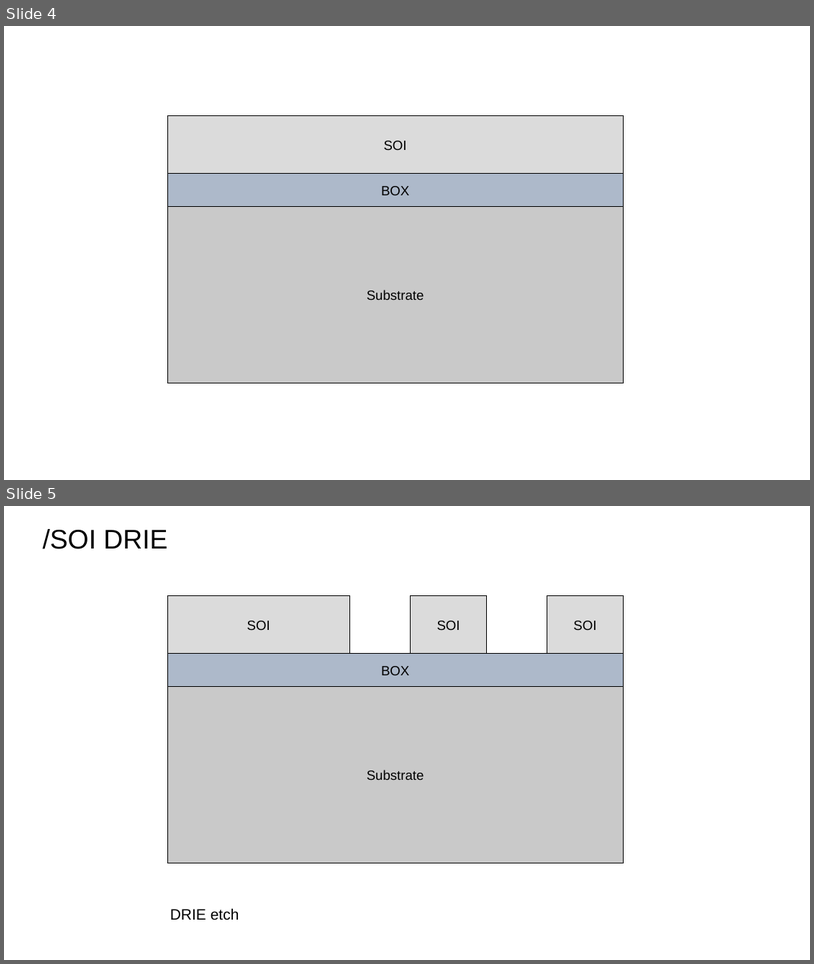
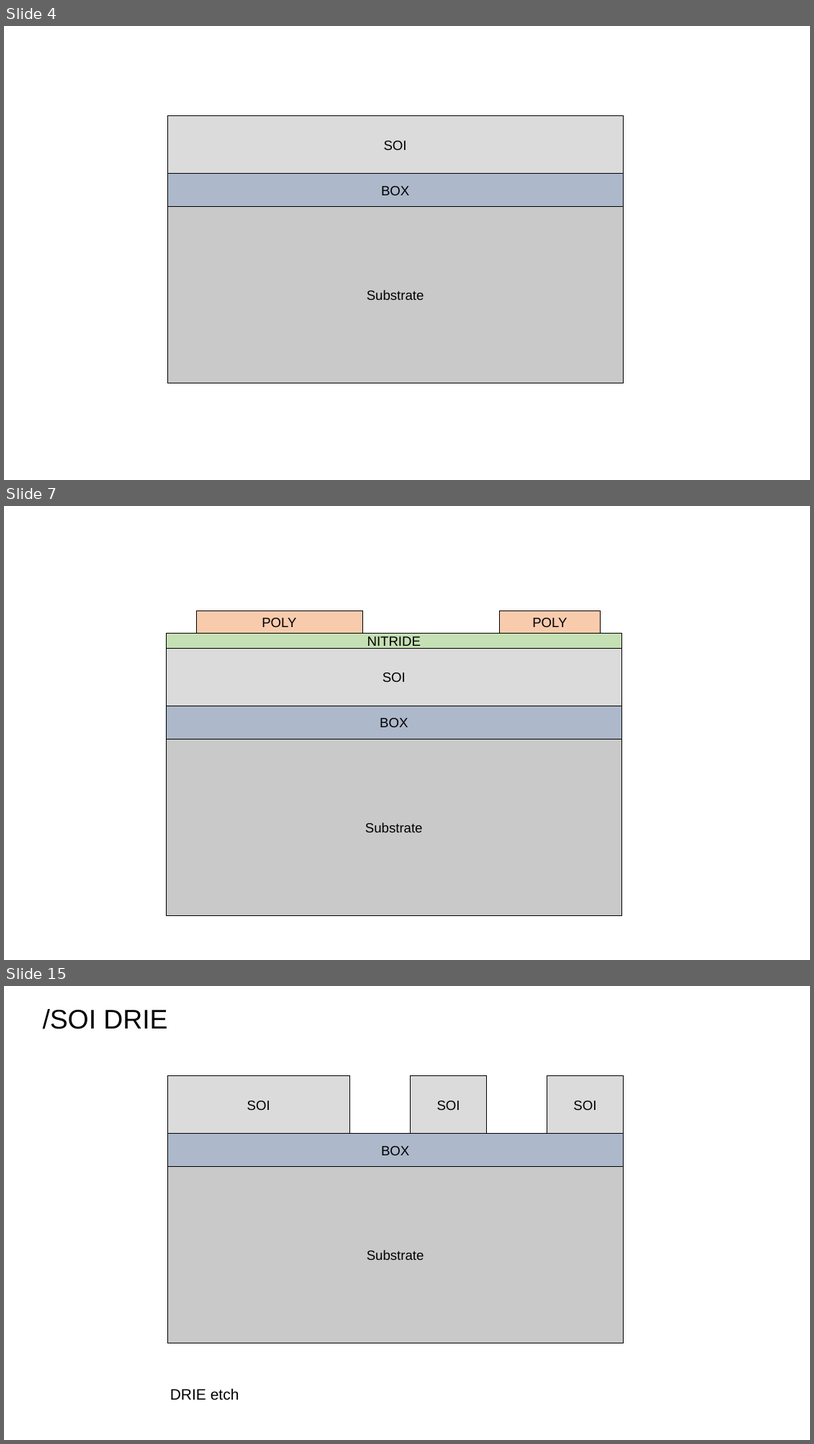
Before and after one commit to PisterLab/aureo-pdk, a slide deck: docs/Aureo_Figures.pptx. Shown one above the other, each under a label of ours: slides 4 and 5 before the commit, slides 4, 7 and 15 after it; the slides between them are not shown. The pictures are 814x964 and 814x1444 pixels, drawn with LibreOffice and Linux fonts; fonts in the diff are those of the drawing. Boxes give left, top, right and bottom in pixels: in the first picture for what was removed or moved away, otherwise in the second. Text is boxed around its words. In the diff, an @@ line names an element or a change of style, - is before the commit and + after.

```diff
--- a/docs/Aureo_Figures.pptx
+++ b/docs/Aureo_Figures.pptx
@@ slide 7 added at (4,506,810,960), background #FFFFFF @@
@@ rectangle added at (196,610,363,633), fill #F8CBAD, outline #000000 0.5 pt, 16 pt, text #000000 @@
+POLY
@@ rectangle added at (499,610,600,633), fill #F8CBAD, outline #000000 0.5 pt, 16 pt, text #000000 @@
+POLY
@@ rectangle added at (166,633,622,648), fill #C5E0B4, outline #000000 0.5 pt, 16 pt, text #000000 @@
+NITRIDE
@@ rectangle added at (166,648,622,706), fill #DBDBDB, outline #000000 0.5 pt, 16 pt, text #000000 @@
+SOI
@@ rectangle added at (166,705,622,739), fill #ADB9CA, outline #000000 0.5 pt, 16 pt, text #000000 @@
+BOX
@@ rectangle added at (166,739,622,916), fill #C9C9C9, outline #000000 0.5 pt, 16 pt, text #000000 @@
+Substrate
@@ what was slide 5 is now slide 15 @@
```
Also in this commit, not shown: 9 other slides added.
